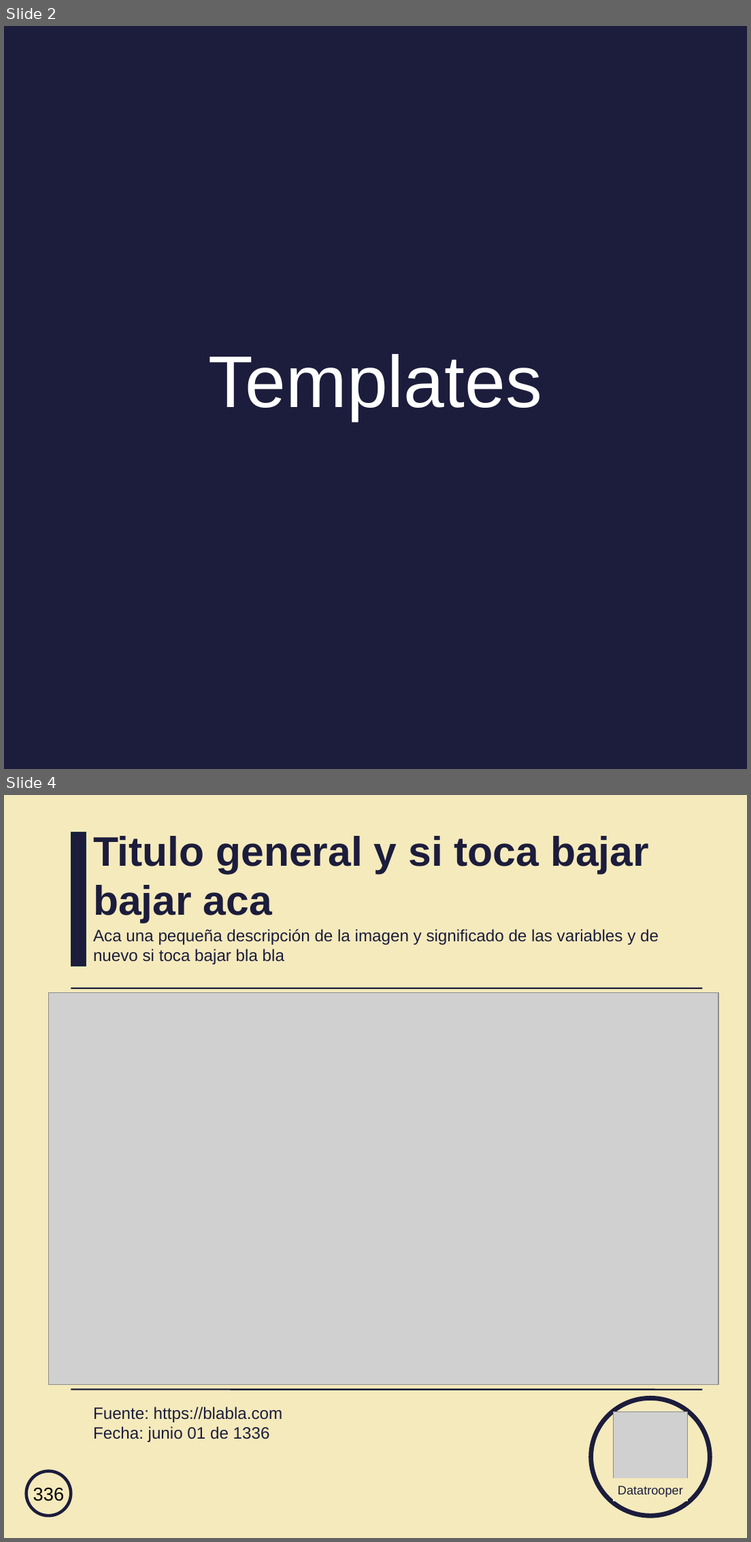
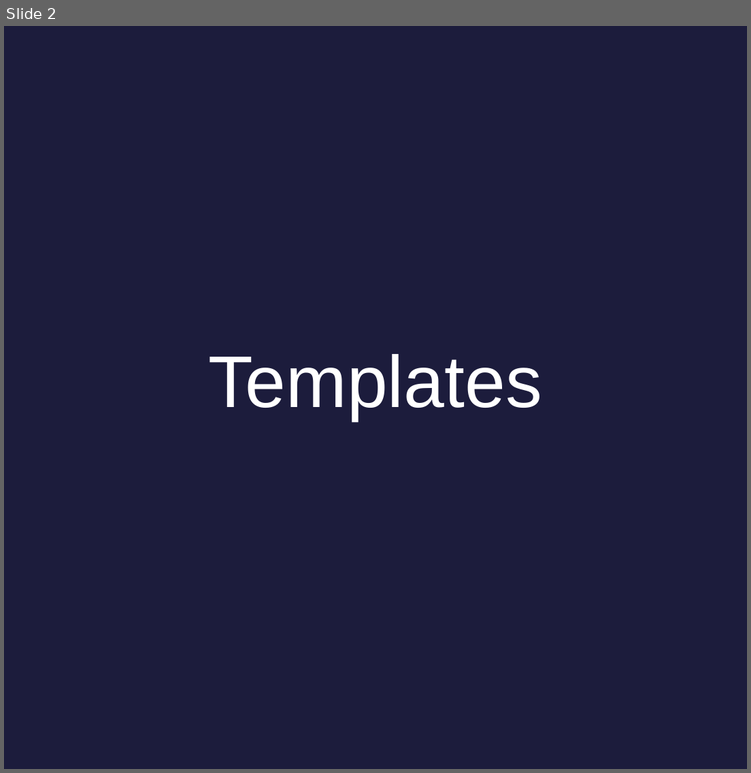
Before and after one commit to datatrooper/instatrooper, a slide deck: styles/instagram_templates.odp. Shown one above the other, each under a label of ours: slides 2 and 4 before the commit, slide 2 after it; the slides between them are not shown. The pictures are 751x1542 and 751x773 pixels, drawn with LibreOffice and Linux fonts; fonts in the diff are those of the drawing; grey boxes stand for pictures. Boxes give left, top, right and bottom in pixels: in the first picture for what was removed or moved away, otherwise in the second. Text is boxed around its words. In the diff, an @@ line names an element or a change of style, - is before the commit and + after.

```diff
--- a/styles/instagram_templates.odp
+++ b/styles/instagram_templates.odp
@@ slide 4 removed at [4, 795, 747, 1538], background #F5EABC @@
@@ rectangle removed at [71, 832, 86, 966] @@
@@ title removed at [93, 836, 649, 923] @@
-Titulo general y si toca bajar
-bajar aca
@@ title removed at [93, 929, 658, 964] @@
-Aca una pequeña descripción de la imagen y significado de las variables y de nuevo si toca bajar bla bla
@@ picture removed at [49, 992, 719, 1385] @@
@@ line removed from (71, 988) to (702, 988) @@
@@ line removed from (71, 1389) to (702, 1389) @@
@@ title removed at [93, 1406, 283, 1442] @@
-Fuente: https://blabla.com
-Fecha: junio 01 de 1336
@@ ellipse removed at [591, 1398, 709, 1515] @@
@@ picture removed at [613, 1411, 687, 1486] @@
@@ ellipse removed at [26, 1471, 71, 1515] @@
-336
@@ rectangle removed at [613, 1478, 687, 1500] @@
-Datatrooper
```
Also in this commit, not shown: 1 slide changed, 1 slide added, 4 other files.
